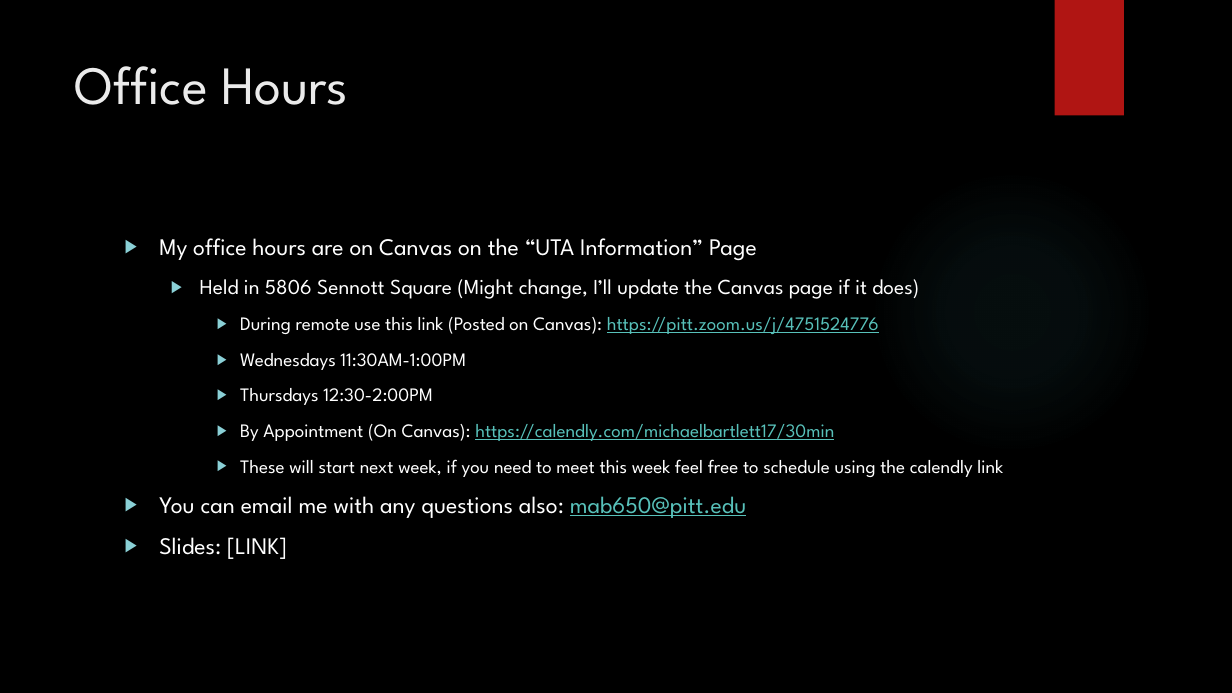
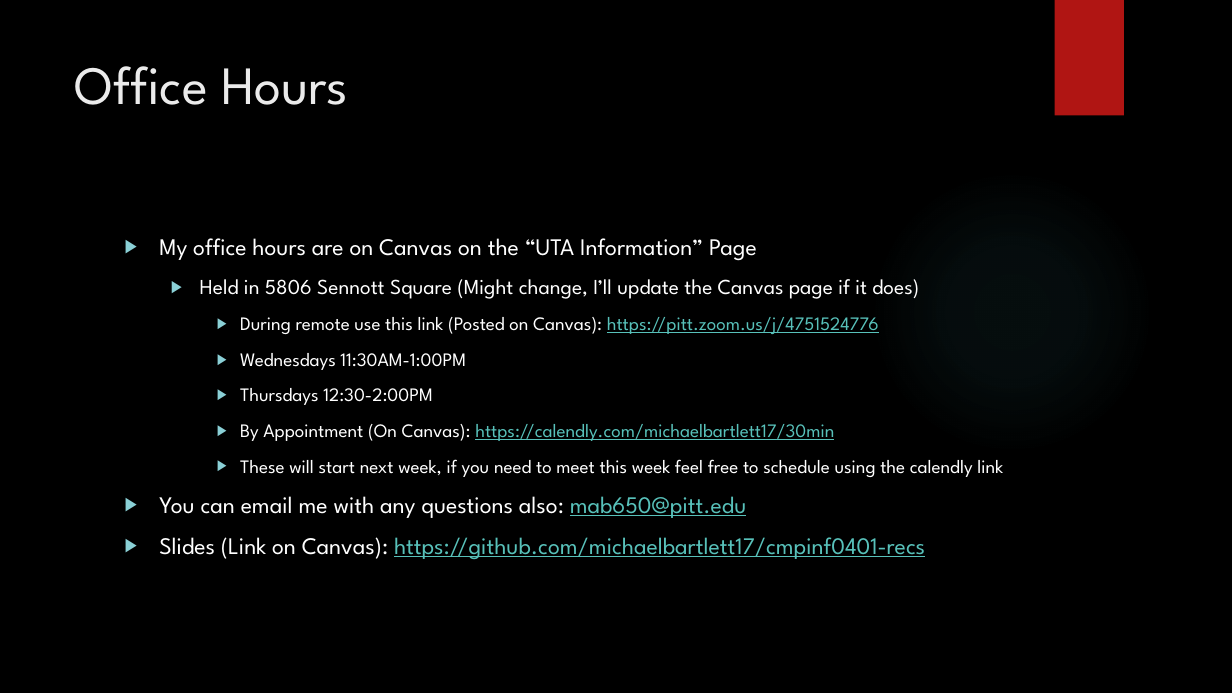
Before and after one commit to michaelbartlett17/cmpinf0401-recs, a slide deck: slide 4 of slides/0111Recitation.pptx. Drawn at 1232x693 pixels with LibreOffice and Linux fonts; fonts in the diff are those of the drawing; background and template pictures are left out. Boxes give left, top, right and bottom in pixels: in the first picture for what was removed or moved away, otherwise in the second. Text is boxed around its words. In the diff, an @@ line names an element or a change of style, - is before the commit and + after.

```diff
--- a/slides/0111Recitation.pptx
+++ b/slides/0111Recitation.pptx
@@ text at (159,537,925,559): text changed; text colour #FFFFFF to #58C1BA @@
-▶ Slides: [LINK]
+▶ Slides (Link on Canvas): https://github.com/michaelbartlett17/cmpinf0401-recs
```
Also in this commit, not shown: 1 other slide changed, 1 slide removed, 1 other file.
